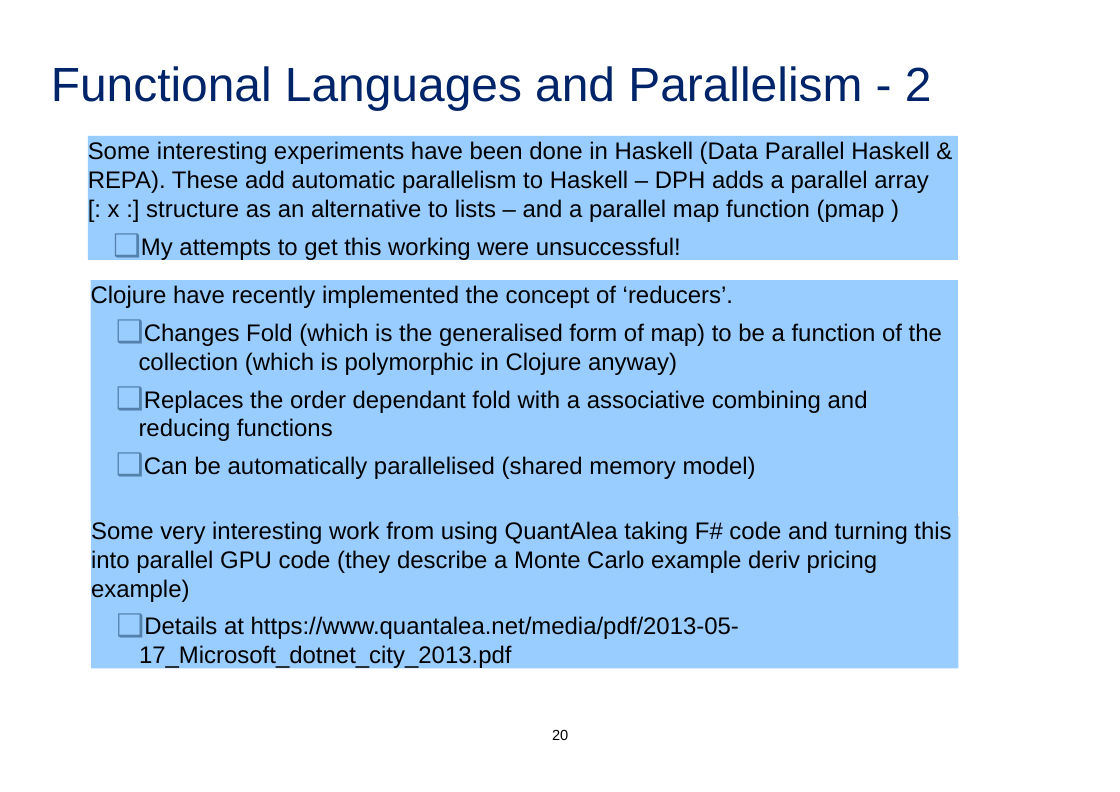
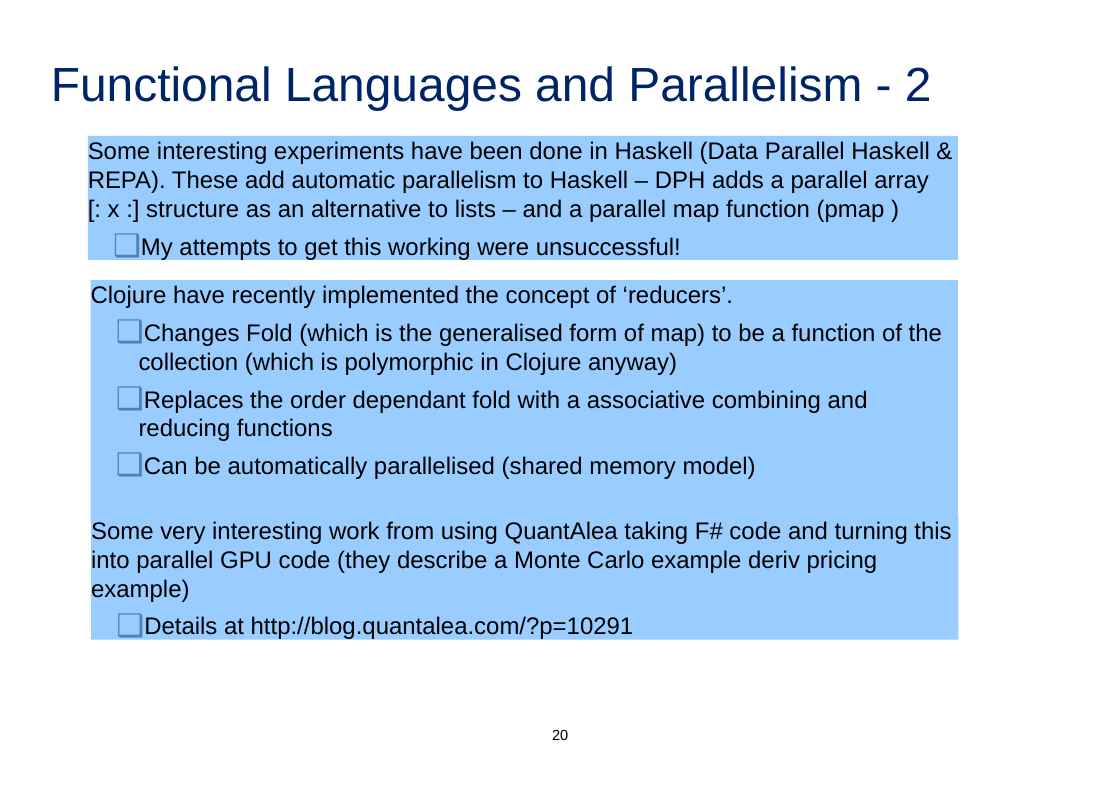
Before and after one commit to pavoni/fptalk, a slide deck: slide 20 of Functional Programming - a beginners experience - v0 52.ppt. Drawn at 1120x792 pixels with LibreOffice and Linux fonts; fonts in the diff are those of the drawing. Boxes give left, top, right and bottom in pixels: in the first picture for what was removed or moved away, otherwise in the second. Text is boxed around its words. In the diff, an @@ line names an element or a change of style, - is before the commit and + after.

Commit message:
Update quantalea link.

```diff
--- a/Functional Programming - a beginners experience - v0 52.ppt
+++ b/Functional Programming - a beginners experience - v0 52.ppt
@@ rectangle "Some very interesting work from ...": place and size @@
-rectangle "Some very interesting work from ..." at box(91, 515, 958, 668)
+rectangle "Some very interesting work from ..." at box(91, 515, 958, 639)
@@ text in rectangle at box(144, 616, 634, 639): text changed @@
-  ❑ Details at https://www.quantalea.net/media/pdf/2013-05-17_Microsoft_dotnet_city_2013.pdf
+  ❑ Details at http://blog.quantalea.com/?p=10291
```
